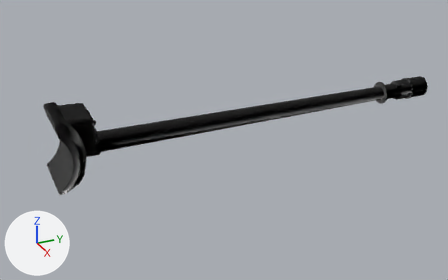
The glTF model vehicles/russian/R177_ISU_152K_BL10/Gun_01.glb as it was, and as the next commit left it.
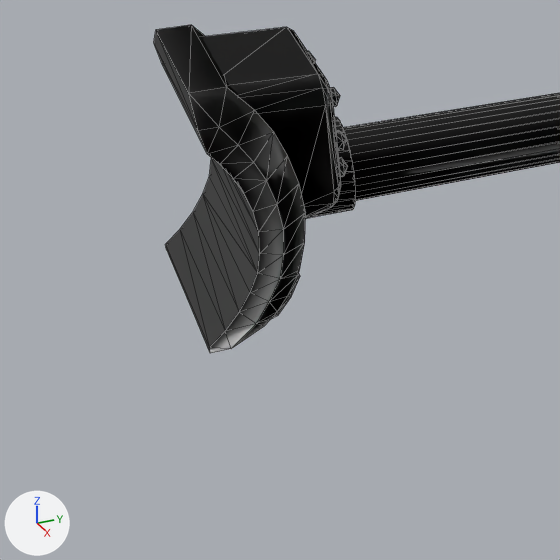
Each version appears first whole from a 50 mm lens placed at (6.99, -0.61, 3.19), pointed at (0.02, 2.53, -0.29), and next in a close-up on the part from 0% to 35% of the width and 34% to 91% of the height. Lighting does not change. The marker at lower left points along +X, +Y and +Z. The first two pictures are the older version. The close-ups show mesh edges as thin lines. Vertices at exactly the same position are counted once.

Objects in the first close-up: 'gun_0Shape1'.
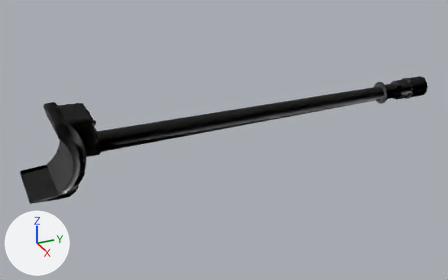
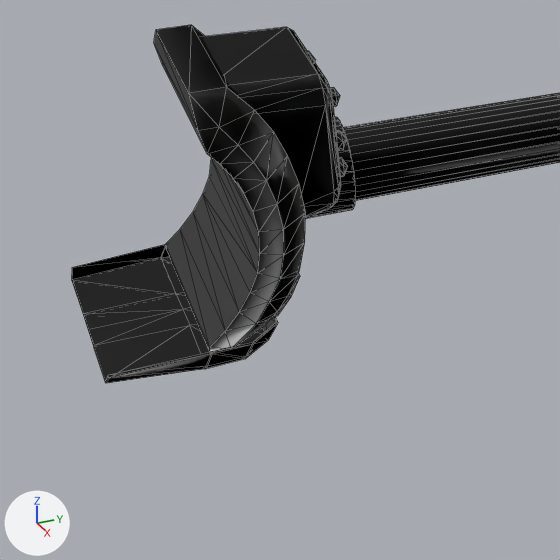
Location of each change, [x1, y1, x2, y2] in pixels of the close-ups (560 x 560 px):
'gun_0Shape1', reshaped: before [154, 25, 560, 353]; after [72, 25, 560, 383]
part 1 of me_gun_0shape1, added: after [72, 244, 278, 383]

Edits to the bpy script that builds the scene:
```text
Change me_gun_0shape1:
    used by ob_gun_0shape1; location = (0.0, 0.0, 0.0)
    remove me_gun_0shape1.from_pydata(...)  # 1018 vertices, 1800 faces; spans x -0.39..0.44, y 0.24..5.86, z -0.39..0.48
    add me_gun_0shape1.from_pydata(...)  # 1078 vertices, 1916 faces; spans x -0.42..0.46, y -0.1..5.86, z -0.44..0.48
    me_gun_0shape1 part 1: a new loose piece of 60 vertices spanning x -0.42..0.46, y -0.1..0.49, z -0.44..-0.38
```
